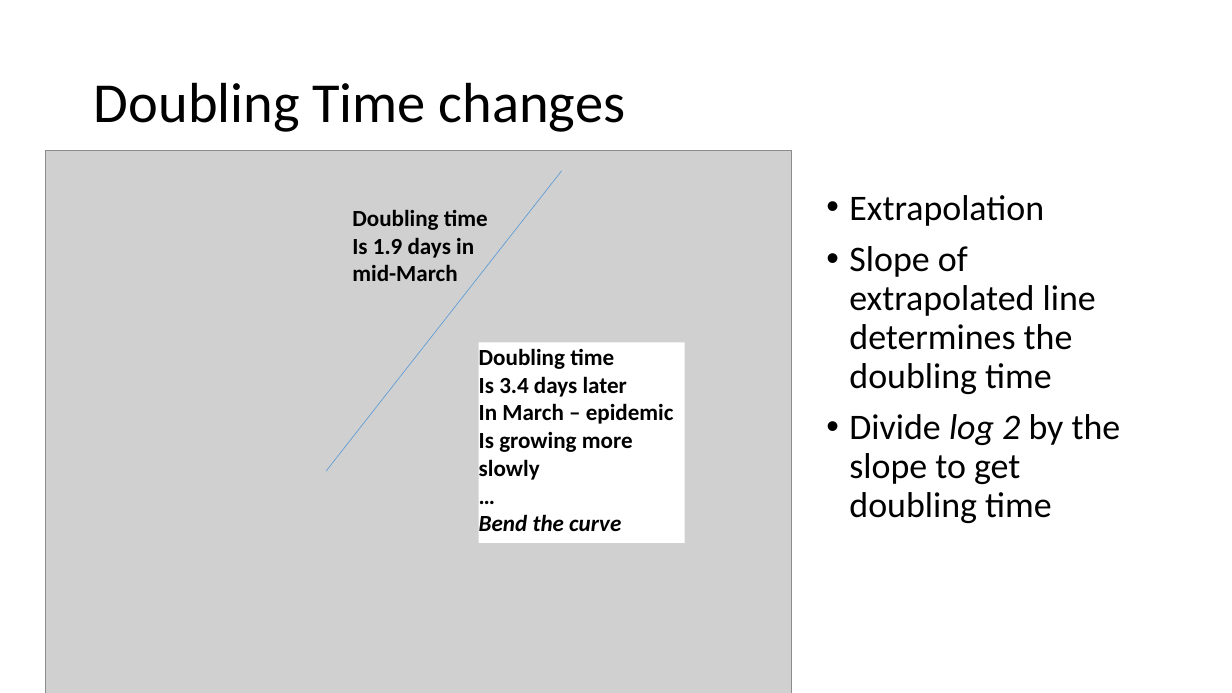
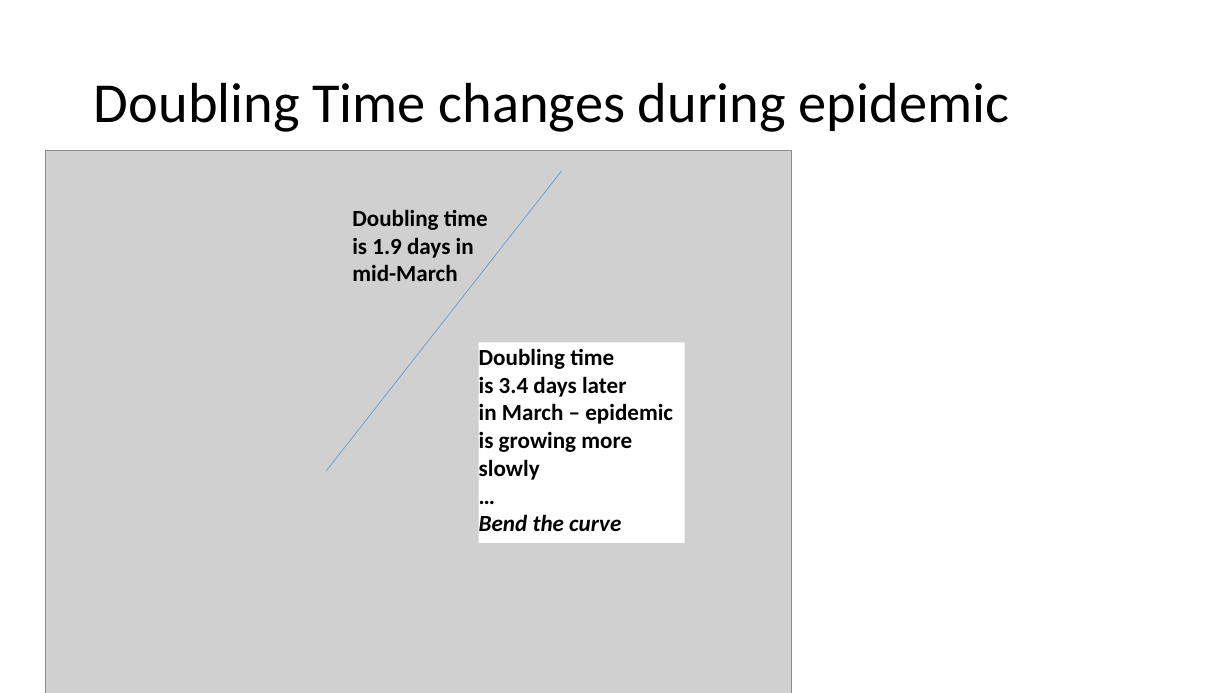
Before and after one commit to coronacurves/products, a slide deck: slide 9 of r0-re-doubling.pptx. Drawn at 1232x693 pixels with LibreOffice and Linux fonts; fonts in the diff are those of the drawing; grey boxes stand for pictures. Boxes give left, top, right and bottom in pixels: in the first picture for what was removed or moved away, otherwise in the second. Text is boxed around its words. In the diff, an @@ line names an element or a change of style, - is before the commit and + after.

```diff
--- a/r0-re-doubling.pptx
+++ b/r0-re-doubling.pptx
@@ title at box(94, 82, 1009, 132): text changed @@
-Doubling Time changes
+Doubling Time changes during epidemic
@@ text removed at box(849, 195, 1121, 523) @@
-• Extrapolation
-• Slope of extrapolated line determines the doubling time
-• Divide log 2 by the slope to get doubling time
@@ text at box(352, 237, 474, 258): text changed @@
-Is 1.9 days in
+is 1.9 days in
@@ text in rectangle at box(479, 376, 673, 452): text changed @@
-Is 3.4 days later
-In March – epidemic
-Is growing more
+is 3.4 days later
+in March – epidemic
+is growing more
```
Also in this commit, not shown: 1 other file.
